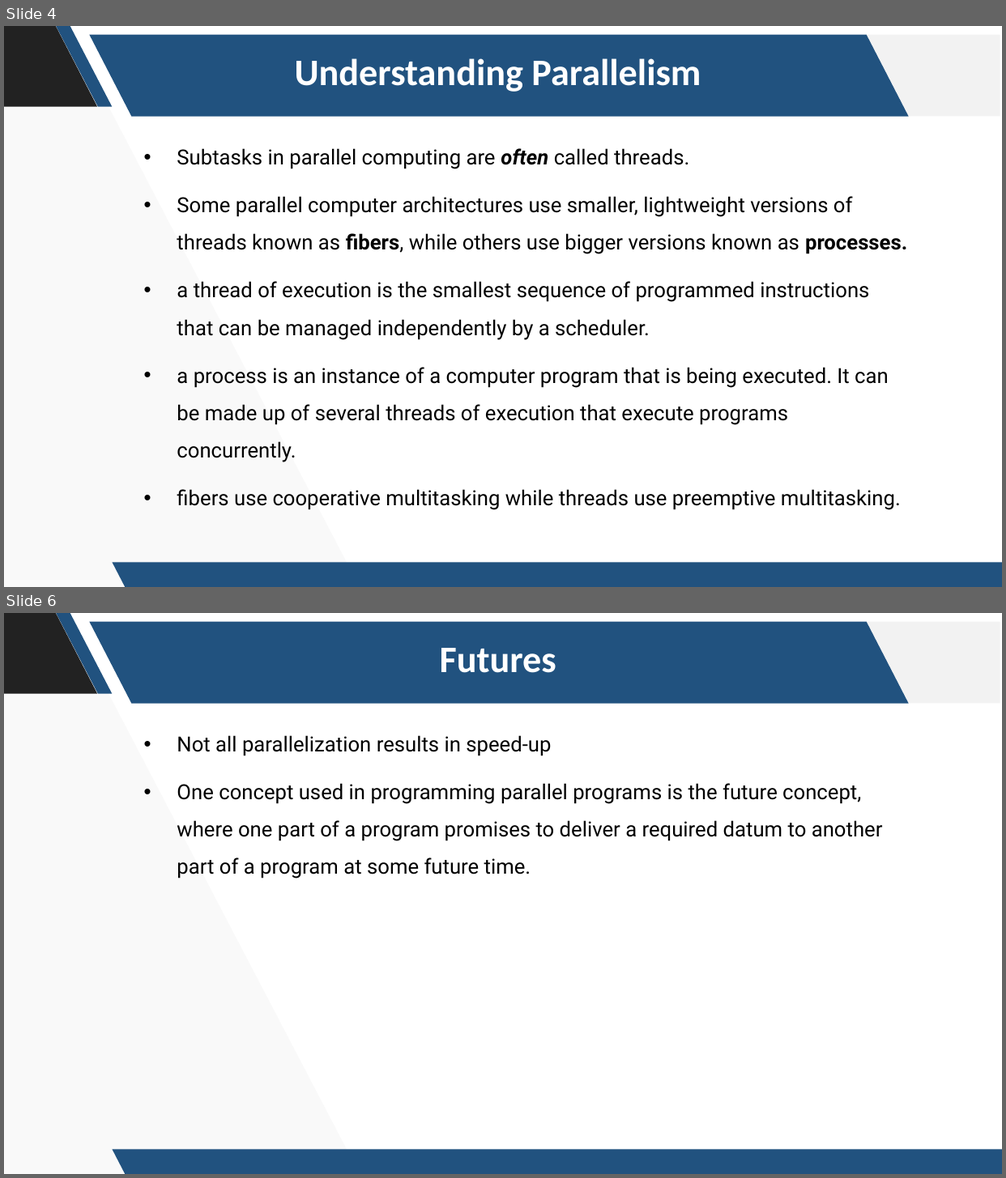
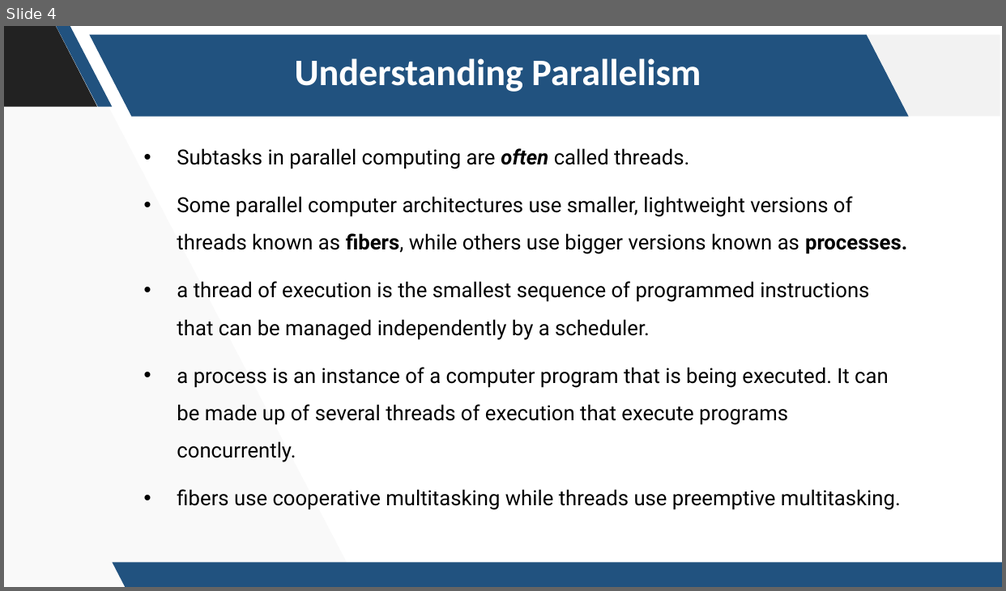
Before and after one commit to MeNsaaH/python-parallelism-concurrency-talk, a slide deck: Presentation.pptx. Shown one above the other, each under a label of ours: slides 4 and 6 before the commit, slide 4 after it; the slides between them are not shown. The pictures are 1006x1178 and 1006x591 pixels, drawn with LibreOffice and Linux fonts; fonts in the diff are those of the drawing; background and template pictures are left out. Boxes give left, top, right and bottom in pixels: in the first picture for what was removed or moved away, otherwise in the second. Text is boxed around its words. In the diff, an @@ line names an element or a change of style, - is before the commit and + after.

```diff
--- a/Presentation.pptx
+++ b/Presentation.pptx
@@ slide 6 removed at bbox=[4, 613, 1002, 1174], background #FFFFFF; not listed: 6 template elements that a slide beside it also shows @@
@@ text removed at bbox=[440, 648, 556, 673] @@
-Futures
@@ text removed at bbox=[177, 735, 883, 879] @@
-• Not all parallelization results in speed-up
-• One concept used in programming parallel programs is the future concept, where one part of a program promises to deliver a required datum to another part of a program at some future time.
```
Also in this commit, not shown: 2 slides changed, 1 slide added, 15 other files.
